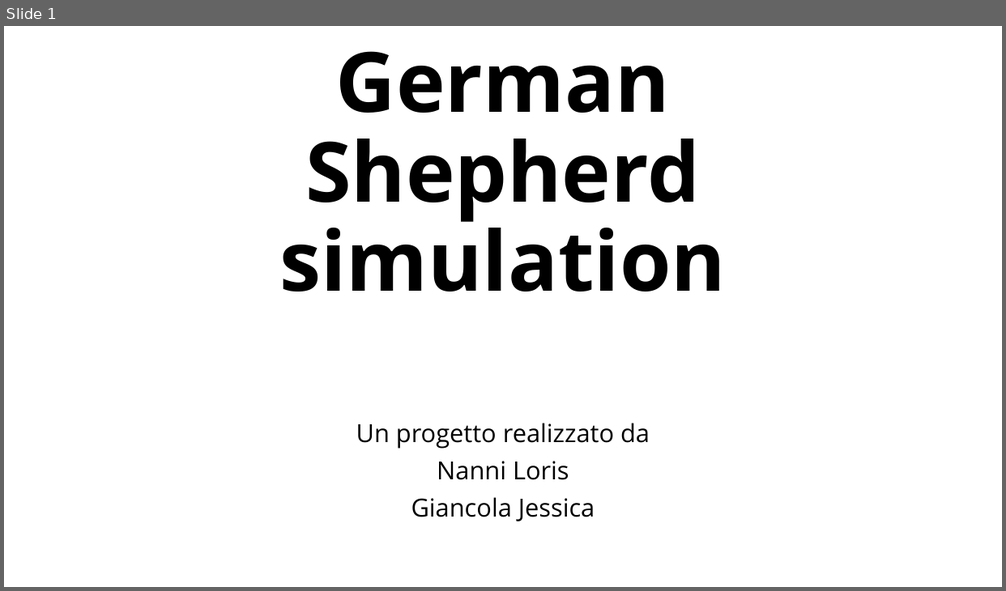
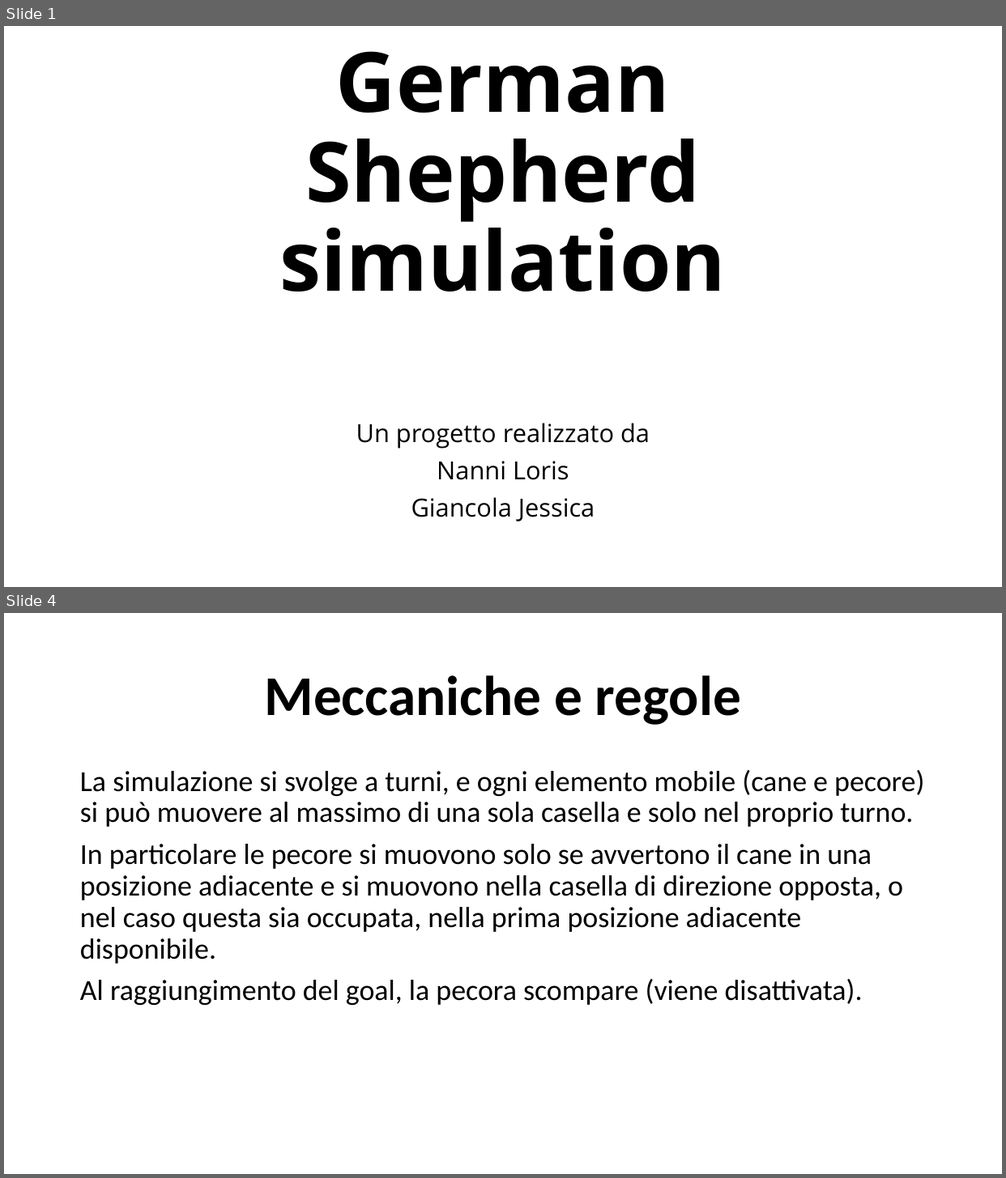
Before and after one commit to LorisNanni91/ProgettoRobotica, a slide deck: Presentazione progetto.pptx. Shown one above the other, each under a label of ours: slide 1 before the commit, slides 1 and 4 after it; the slides between them are not shown. The pictures are 1006x591 and 1006x1178 pixels, drawn with LibreOffice and Linux fonts; fonts in the diff are those of the drawing. Boxes give left, top, right and bottom in pixels: in the first picture for what was removed or moved away, otherwise in the second. Text is boxed around its words. In the diff, an @@ line names an element or a change of style, - is before the commit and + after.

```diff
--- a/Presentazione progetto.pptx
+++ b/Presentazione progetto.pptx
@@ slide 4 added at bbox=[4, 613, 1002, 1174], background #FFFFFF @@
@@ title added at bbox=[265, 675, 741, 725], 54 pt, text #000000, bold @@
+Meccaniche e regole
@@ text added at bbox=[80, 770, 924, 1005], 28 pt, text #000000 @@
+La simulazione si svolge a turni, e ogni elemento mobile (cane e pecore) si può muovere al massimo di una sola casella e solo nel proprio turno.
+In particolare le pecore si muovono solo se avvertono il cane in una posizione adiacente e si muovono nella casella di direzione opposta, o nel caso questa sia occupata, nella prima posizione adiacente disponibile.
+Al raggiungimento del goal, la pecora scompare (viene disattivata).
```
Also in this commit, not shown: 1 slide changed, 11 other slides added, 1 slide removed, 54 other files.
